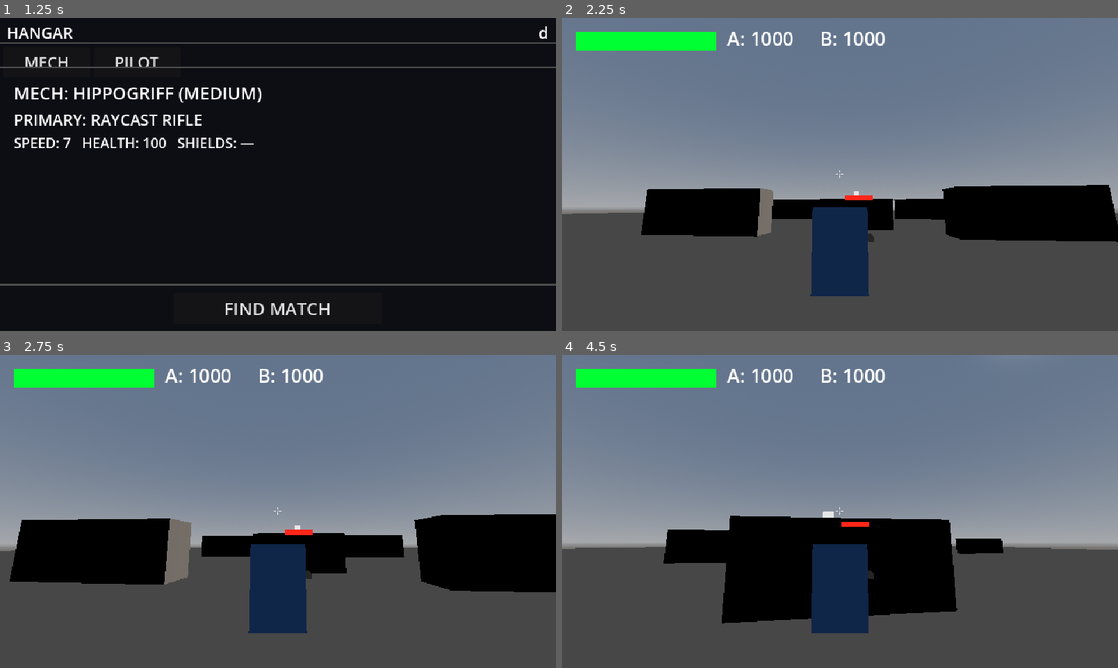
Above: before the commit, frames 1-4 (two rows, left to right).
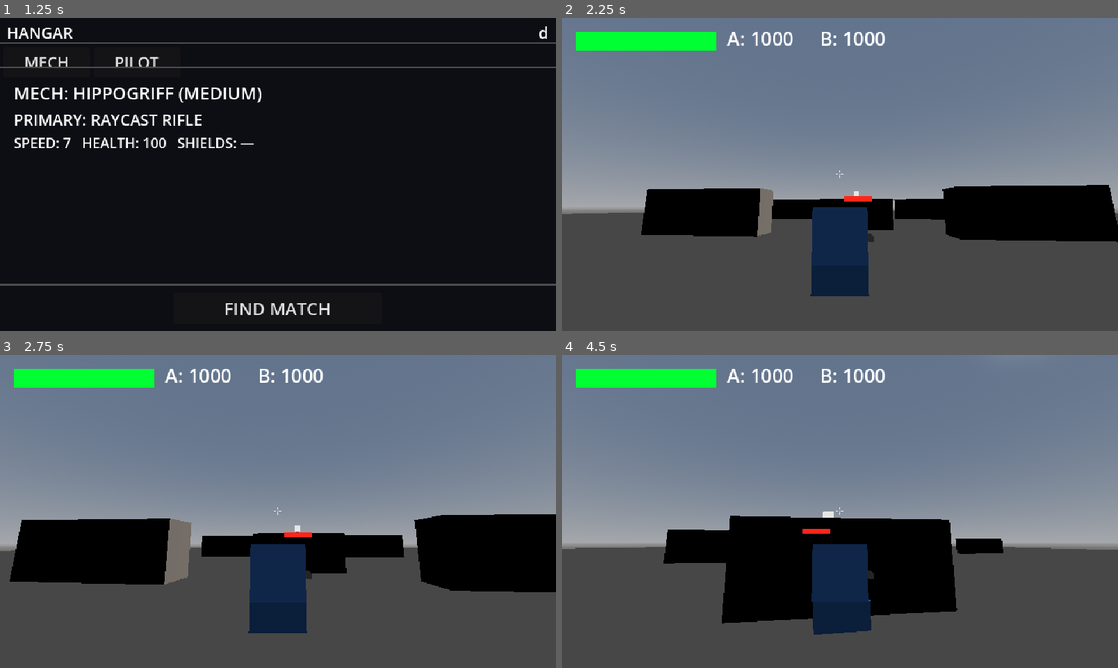
Above: after the commit, the same moments.

Repository: jonathandaley/Hardpoint
Game: Godot game, scene res://scenes/ui/TitleScreen.tscn
Same seed, same stepped clock (60 frames per second), same inputs: the game is played once before the commit and once after it.
Inputs (mouse positions are in pixels of both pictures, inside the frame that each line leads up to):
- Up to frame 1 (1.25 s): tap Enter (ui_accept) at 0.5, 0.77 s; move the mouse to (400, 158) at 0.52 s; press the mouse at (400, 158) at 0.53 s; hold D (move_right) from 0.53 s (still down)
- Up to frame 2 (2.25 s): release D (move_right) at 1.25 s; release the mouse at (962, 158) at 1.25 s; click "FIND MATCH" at 1.25 s; tap Enter (ui_accept) at 2 s; move the mouse to (812, 174) at 2.02 s; hold W (move_forward) from 2.03 s (still down); right-click (812, 174) at 2.1 s
- Up to frame 3 (2.75 s): keep holding W (move_forward); tap Enter (ui_accept) at 2.27 s
- Up to frame 4 (4.5 s): keep holding W (move_forward); move the mouse to (851, 505) at 2.77 s; press the mouse at (851, 505) at 2.78 s; move the mouse to (834, 517) at 3.52 s; release the mouse at (834, 517) at 3.53 s; right-click (834, 517) at 3.6 s; tap Enter (ui_accept) at 3.77 s; move the mouse to (878, 514) at 4.27 s; press the mouse at (878, 514) at 4.28 s

Frame 1 is identical in both runs. In frame 2, less than 0.1% of the frame differs, in the area x 50-56%, y 56-59%; in frame 3, less than 0.1%; in frame 4, 0.3%, in the area x 43-56%, y 53-90%.
Error after the commit: Parse Error: Cannot infer the type of "aim_basis" variable because the value doesn't have a set type. (res://scripts/AIInputSource.gd:101)

Commit message:
Split mech into Legs/Torso nodes; fix weapon owner reference
Torso rotates with mouse look; Legs snap to velocity direction each
frame (inertia comes later in step 6). Replaced fragile
get_parent().get_parent() owner walk in RaycastGun with an owner_mech
ref set at Mech._ready() time. Updated all callers (Arena, AIInputSource)
to use the new Torso/* node paths and get_aim_basis() for direction math.

Co-Authored-By: Claude Sonnet 4.6 <noreply@anthropic.com>

Diff:
--- a/scenes/arena/Arena.gd
+++ b/scenes/arena/Arena.gd
@@ -22,7 +22,7 @@
 	_set_mech_color(bot_mech,    Color(0.92, 0.28, 0.22))
 	hud.setup(match_node, player_mech, 0)
 	hud.setup_bot_bar(bot_mech)
-	var gun := player_mech.get_node_or_null("HardpointRight/RaycastGun")
+	var gun := player_mech.get_node_or_null("Torso/HardpointRight/RaycastGun")
 	if gun:
 		gun.hit_confirmed.connect(hud.register_hit)
 	player_mech.damaged.connect(hud.show_damage)
@@ -47,16 +47,24 @@
 		add_child(body)
 
 func _set_mech_color(mech: Node3D, color: Color) -> void:
-	var body := mech.get_node_or_null("Body") as MeshInstance3D
-	if body == null:
-		return
 	var mat := StandardMaterial3D.new()
 	mat.albedo_color = color
 	mat.shading_mode = BaseMaterial3D.SHADING_MODE_PER_PIXEL
 	mat.emission_enabled = true
 	mat.emission = color
 	mat.emission_energy_multiplier = 0.3
-	body.set_surface_override_material(0, mat)
+	var leg_mat := StandardMaterial3D.new()
+	leg_mat.albedo_color = color.darkened(0.2)
+	leg_mat.shading_mode = BaseMaterial3D.SHADING_MODE_PER_PIXEL
+	leg_mat.emission_enabled = true
+	leg_mat.emission = color.darkened(0.2)
+	leg_mat.emission_energy_multiplier = 0.3
+	var body := mech.get_node_or_null("Torso/BodyMesh") as MeshInstance3D
+	if body:
+		body.set_surface_override_material(0, mat)
+	var legs := mech.get_node_or_null("Legs/LegMesh") as MeshInstance3D
+	if legs:
+		legs.set_surface_override_material(0, leg_mat)
 
 func _create_cover() -> void:
 	var mat := StandardMaterial3D.new()
--- a/scenes/mech/Mech.tscn
+++ b/scenes/mech/Mech.tscn
@@ -8,10 +8,17 @@
 height = 2.0
 
 [sub_resource type="BoxMesh" id="3"]
-size = Vector3(1.2, 1.8, 0.8)
+size = Vector3(1.2, 0.6, 0.8)
+
+[sub_resource type="BoxMesh" id="6"]
+size = Vector3(1.2, 1.2, 0.8)
 
 [sub_resource type="StandardMaterial3D" id="4"]
 albedo_color = Color(0.55, 0.6, 0.65, 1)
+shading_mode = 0
+
+[sub_resource type="StandardMaterial3D" id="7"]
+albedo_color = Color(0.45, 0.5, 0.55, 1)
 shading_mode = 0
 
 [node name="Mech" type="CharacterBody3D"]
@@ -21,24 +28,33 @@
 position = Vector3(0, 1, 0)
 shape = SubResource("2")
 
-[node name="Body" type="MeshInstance3D" parent="."]
-position = Vector3(0, 0.9, 0)
+[node name="Legs" type="Node3D" parent="."]
+
+[node name="LegMesh" type="MeshInstance3D" parent="Legs"]
+position = Vector3(0, 0.3, 0)
 mesh = SubResource("3")
+surface_material_override/0 = SubResource("7")
+
+[node name="Torso" type="Node3D" parent="."]
+
+[node name="BodyMesh" type="MeshInstance3D" parent="Torso"]
+position = Vector3(0, 1.2, 0)
+mesh = SubResource("6")
 surface_material_override/0 = SubResource("4")
 
-[node name="HardpointLeft" type="Node3D" parent="."]
+[node name="HardpointLeft" type="Node3D" parent="Torso"]
 position = Vector3(-0.7, 1.1, 0.2)
 
-[node name="HardpointRight" type="Node3D" parent="."]
+[node name="HardpointRight" type="Node3D" parent="Torso"]
 position = Vector3(0.7, 1.1, 0.2)
 
-[node name="RaycastGun" parent="HardpointRight" instance=ExtResource("5")]
+[node name="RaycastGun" parent="Torso/HardpointRight" instance=ExtResource("5")]
 
-[node name="CameraArm" type="SpringArm3D" parent="."]
+[node name="CameraArm" type="SpringArm3D" parent="Torso"]
 position = Vector3(0, 2.6, 0)
 rotation = Vector3(-0.3, 0, 0)
 spring_length = 5.0
 collision_mask = 1
 
-[node name="Camera3D" type="Camera3D" parent="CameraArm"]
+[node name="Camera3D" type="Camera3D" parent="Torso/CameraArm"]
 position = Vector3(0, 0, 5)
--- a/scripts/AIInputSource.gd
+++ b/scripts/AIInputSource.gd
@@ -68,19 +68,19 @@
 	var dist      := to_target.length()
 	var sens: float = Game.settings.get("mouse_sensitivity", 0.003)
 
-	# Horizontal aim — rotate mech body toward player
+	# Horizontal aim — rotate torso toward player
 	var to_flat := Vector3(to_target.x, 0.0, to_target.z)
 	var h_dist  := to_flat.length()
 	var angle_h := 0.0
 	if h_dist > 0.01:
 		to_flat = to_flat / h_dist
-		angle_h = (-bot_mech.global_transform.basis.z).signed_angle_to(to_flat, Vector3.UP)
+		angle_h = (-bot_mech.get_aim_basis().z).signed_angle_to(to_flat, Vector3.UP)
 	var turn_h: float = clamp(angle_h, -TURN_SPEED * delta, TURN_SPEED * delta)
 	_look_delta.x = -turn_h / sens
 
 	# Vertical aim — compute angle from the camera's actual position to target centre
-	var cam_arm := bot_mech.get_node_or_null("CameraArm") as SpringArm3D
-	var cam     := bot_mech.get_node_or_null("CameraArm/Camera3D") as Camera3D
+	var cam_arm := bot_mech.get_node_or_null("Torso/CameraArm") as SpringArm3D
+	var cam     := bot_mech.get_node_or_null("Torso/CameraArm/Camera3D") as Camera3D
 	if cam_arm and cam:
 		var target_centre := _target.global_position + Vector3(0, 1.0, 0)
 		var cam_to_target := target_centre - cam.global_position
@@ -97,9 +97,10 @@
 		to_beacon.y = 0.0
 		var beacon_dist: float = to_beacon.length()
 		if beacon_dist > 3.0:
-			# Walk toward beacon in mech-local space
-			var fwd   := -bot_mech.global_transform.basis.z
-			var right := bot_mech.global_transform.basis.x
+			# Walk toward beacon in torso-local space (matches _handle_movement)
+			var aim_basis := bot_mech.get_aim_basis()
+			var fwd   := -aim_basis.z
+			var right := aim_basis.x
 			to_beacon = to_beacon / beacon_dist
 			_move_dir = Vector2(to_beacon.dot(right), -to_beacon.dot(fwd)).normalized()
 		else:
--- a/scripts/Mech.gd
+++ b/scripts/Mech.gd
@@ -2,6 +2,16 @@
 extends CharacterBody3D
 # The Pawn. Handles movement and weapon firing.
 # Ignorant of who pilots it — all control comes through InputSource.
+#
+# Node hierarchy:
+#   Mech (CharacterBody3D)
+#     Legs (Node3D)         ← rotates toward velocity direction
+#       LegMesh
+#     Torso (Node3D)        ← rotates with mouse look
+#       BodyMesh
+#       HardpointLeft / HardpointRight
+#       CameraArm / Camera3D
+#     CollisionShape3D
 
 signal died
 signal damaged
@@ -16,9 +26,12 @@
 var _input_source: Node = null   # InputSource — untyped to avoid cache dependency
 var _camera_pitch: float = -0.3  # matches CameraArm initial rotation.x
 
-@onready var camera_arm: SpringArm3D = $CameraArm
-@onready var hardpoint_left: Node3D = $HardpointLeft
-@onready var hardpoint_right: Node3D = $HardpointRight
+@onready var torso: Node3D = $Torso
+@onready var legs: Node3D = $Legs
+@onready var camera: Camera3D = $Torso/CameraArm/Camera3D
+@onready var camera_arm: SpringArm3D = $Torso/CameraArm
+@onready var hardpoint_left: Node3D = $Torso/HardpointLeft
+@onready var hardpoint_right: Node3D = $Torso/HardpointRight
 
 var walk_speed: float:
 	get: return base_walk_speed * _modifiers.get("walk_speed", 1.0)
@@ -26,6 +39,18 @@
 func _ready() -> void:
 	add_to_group("mechs")
 	health = max_health
+	_setup_weapon_owners()
+
+func _setup_weapon_owners() -> void:
+	for hp in [hardpoint_left, hardpoint_right]:
+		for child in hp.get_children():
+			if "owner_mech" in child:
+				child.owner_mech = self
+
+# Returns the torso's world-space basis — use this for aim direction and
+# for decomposing world vectors into mech-local movement axes.
+func get_aim_basis() -> Basis:
+	return torso.global_transform.basis
 
 func take_damage(amount: float) -> void:
 	if health <= 0.0:
@@ -66,13 +91,19 @@
 		_handle_fire()
 
 	move_and_slide()
+	_update_legs()
+
+func _update_legs() -> void:
+	var horiz_vel := Vector3(velocity.x, 0.0, velocity.z)
+	if horiz_vel.length_squared() > 0.25:
+		legs.look_at(legs.global_position + horiz_vel.normalized(), Vector3.UP)
 
 func _handle_look() -> void:
 	var look: Vector2 = _input_source.get_look_delta()
 	if look == Vector2.ZERO:
 		return
 	var sens: float = Game.settings.get("mouse_sensitivity", 0.003)
-	rotate_y(-look.x * sens)
+	torso.rotate_y(-look.x * sens)
 	_camera_pitch = clamp(_camera_pitch - look.y * sens, -1.2, 0.4)
 	camera_arm.rotation.x = _camera_pitch
 
@@ -82,8 +113,9 @@
 		velocity.x = move_toward(velocity.x, 0.0, walk_speed * 8.0 * delta)
 		velocity.z = move_toward(velocity.z, 0.0, walk_speed * 8.0 * delta)
 		return
-	var forward := -global_transform.basis.z
-	var right := global_transform.basis.x
+	var aim := torso.global_transform.basis
+	var forward := -aim.z
+	var right := aim.x
 	var move_vec := (right * dir2d.x + forward * -dir2d.y).normalized()
 	velocity.x = move_vec.x * walk_speed
 	velocity.z = move_vec.z * walk_speed
--- a/scripts/RaycastGun.gd
+++ b/scripts/RaycastGun.gd
@@ -16,8 +16,9 @@
 			muzzle_flash.visible = false
 
 func _do_fire() -> void:
-	var mech: Node3D = get_parent().get_parent()  # hardpoint → mech
-	var cam := mech.get_node_or_null("CameraArm/Camera3D") as Camera3D
+	if owner_mech == null:
+		return
+	var cam := owner_mech.get("camera") as Camera3D
 	if cam == null:
 		return
 
@@ -26,7 +27,7 @@
 
 	var space := get_world_3d().direct_space_state
 	var query := PhysicsRayQueryParameters3D.create(from, to)
-	query.exclude = [mech.get_rid()]
+	query.exclude = [owner_mech.get_rid()]
 
 	var hit_pos := to
 	var result := space.intersect_ray(query)
--- a/scripts/WeaponBase.gd
+++ b/scripts/WeaponBase.gd
@@ -7,6 +7,7 @@
 @export var fire_rate: float = 2.0   # shots per second
 @export var range: float = 100.0
 
+var owner_mech: Node3D = null   # set by Mech._setup_weapon_owners() at ready time
 var _cooldown: float = 0.0
 
 func _process(delta: float) -> void:
Not shown: 1 places in scenes/mech/Mech.tscn that only renumber resources
